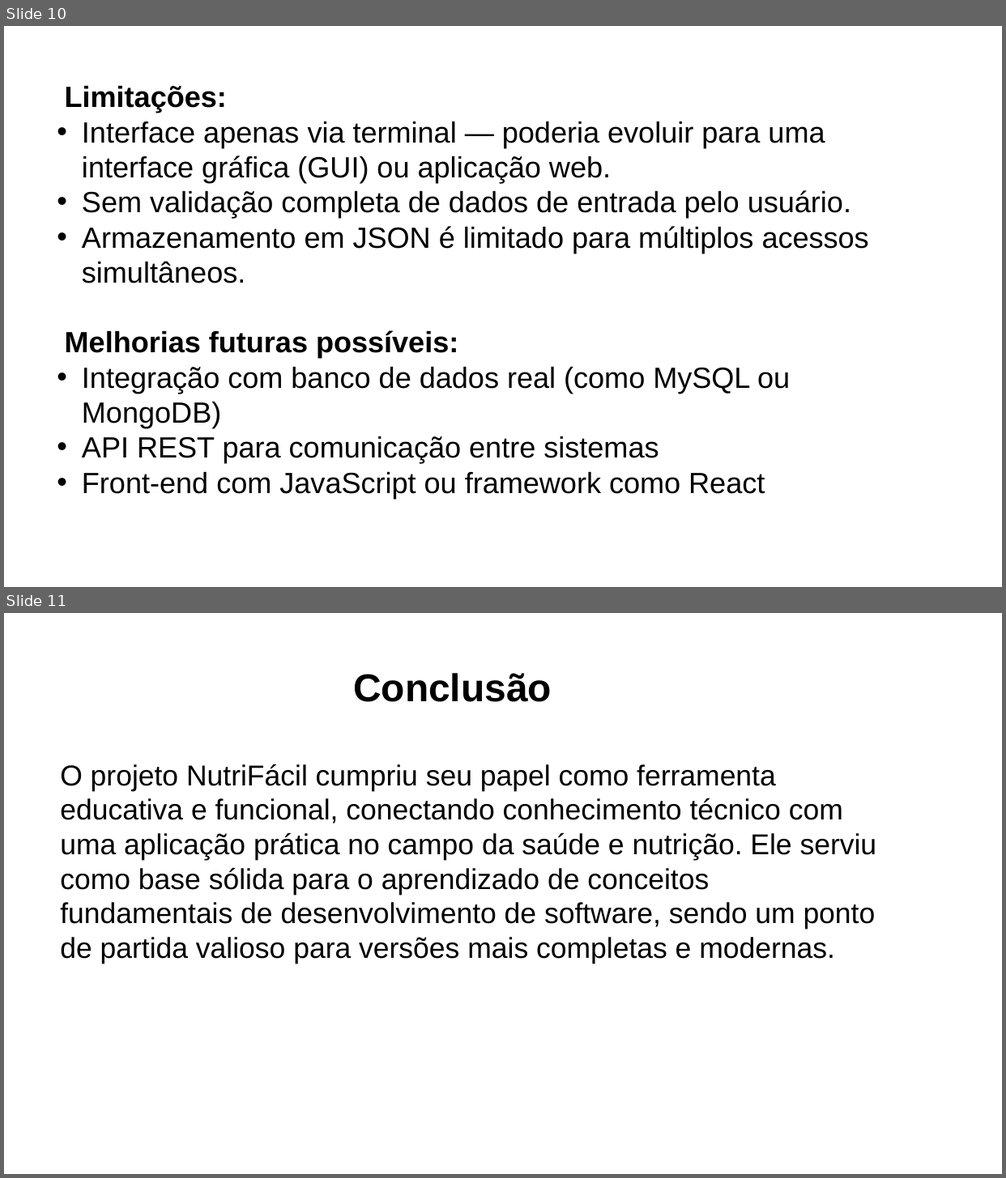
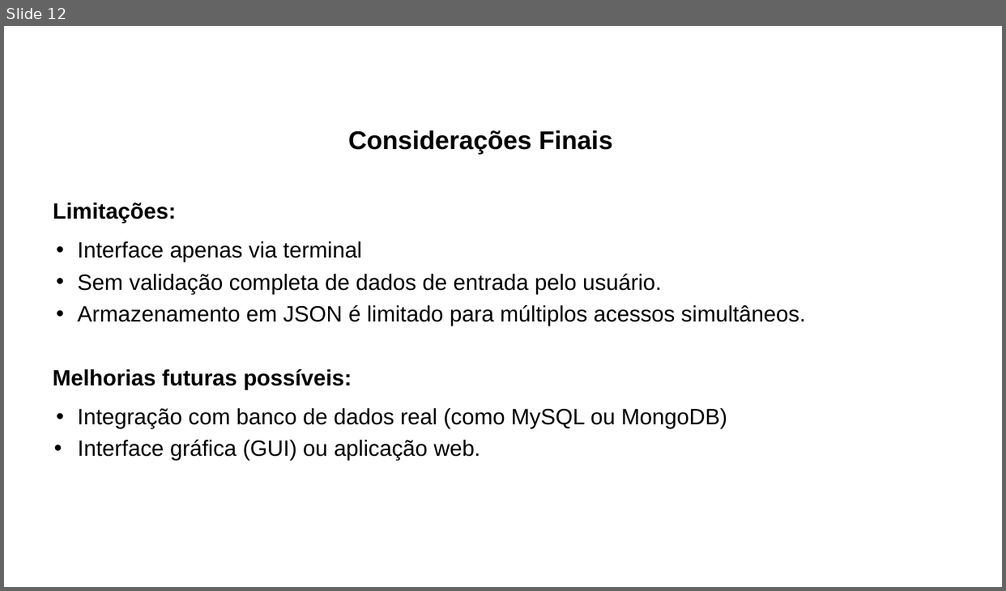
Before and after one commit to NutriFacil-A3/NutriFacil, a slide deck: slides/SlidesNutriFacil.pptx. Shown one above the other, each under a label of ours: slides 10 and 11 before the commit, slide 12 after it. The pictures are 1006x1178 and 1006x591 pixels, drawn with LibreOffice and Linux fonts; fonts in the diff are those of the drawing; background and template pictures are left out. Boxes give left, top, right and bottom in pixels: in the first picture for what was removed or moved away, otherwise in the second. Text is boxed around its words. In the diff, an @@ line names an element or a change of style, - is before the commit and + after.

```diff
--- a/slides/SlidesNutriFacil.pptx
+++ b/slides/SlidesNutriFacil.pptx
@@ slide 11 removed at <box>4,613,1002,1174</box>, background picture (left out) @@
@@ text removed at <box>353,673,552,702</box> @@
-Conclusão
@@ text removed at <box>60,764,877,964</box> @@
-O projeto NutriFácil cumpriu seu papel como ferramenta educativa e funcional, conectando conhecimento técnico com uma aplicação prática no campo da saúde e nutrição. Ele serviu como base sólida para o aprendizado de conceitos fundamentais de desenvolvimento de software, sendo um ponto de partida valioso para versões mais completas e modernas.
@@ what was slide 10 is now slide 12 @@
@@ slide 12 changed as well @@
@@ text "Considerações Finais": place and size @@
-text "Considerações Finais" at <box>65,85,869,498</box>
+text "Considerações Finais" at <box>53,130,806,461</box>
@@ text at <box>348,130,612,153</box>: paragraph added @@
+Considerações Finais
@@ text at <box>53,203,806,429</box>: size 42.2 to 32 pt in "Limitações:", "Sem validação completa de dados de entrada ...", "Armazenamento em JSON é limitado para múltiplos ...", "Melhorias futuras possíveis:" and 1 more places; alignment left to justified; indent changed; line spacing 50.6pt to 1.2; more space between paragraphs @@
@@ text at <box>78,241,362,263</box>: text changed; size 42.2 to 32 pt @@
-  • Interface apenas via terminal — poderia evoluir para uma interface gráfica (GUI) ou aplicação web.
+  • Interface apenas via terminal
@@ text at <box>78,440,481,461</box>: text changed; size 42.2 to 32 pt @@
-  • API REST para comunicação entre sistemas
-  • Front-end com JavaScript ou framework como React
+  • Interface gráfica (GUI) ou aplicação web.
```
Also in this commit, not shown: 6 other slides changed, 4 slides added, 2 other slides removed, 1 other file.
